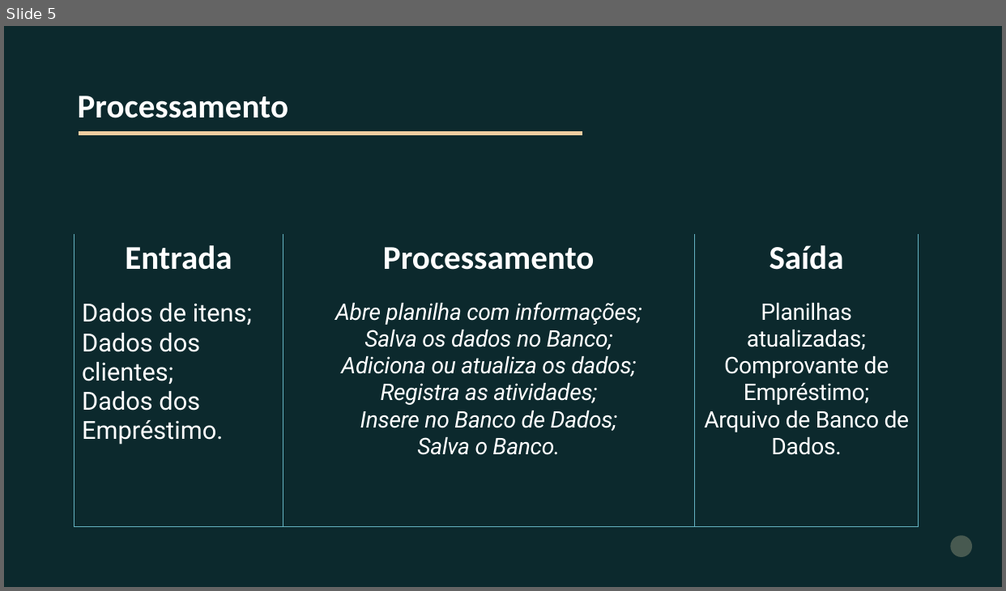
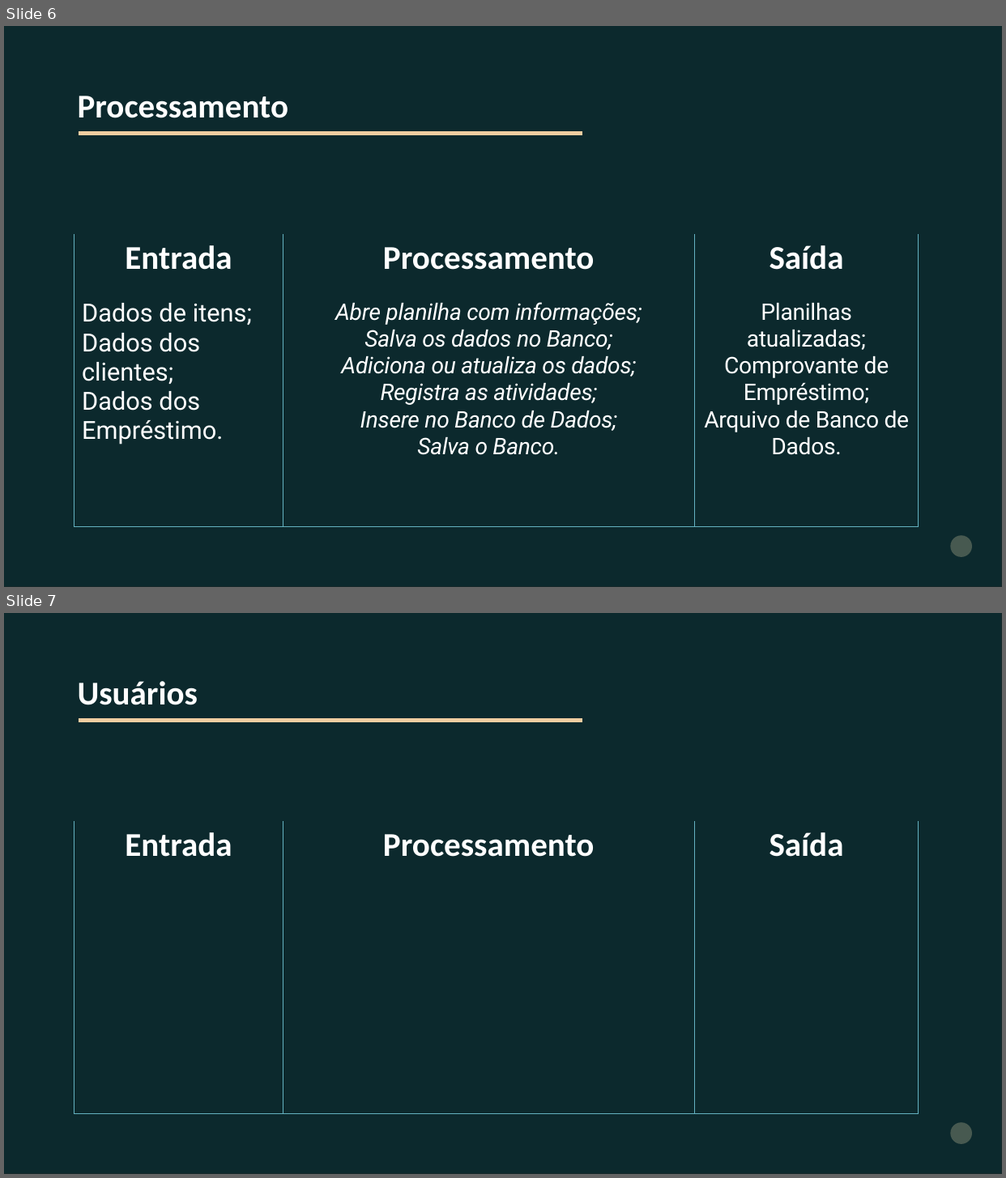
Before and after one commit to jpesilva/InventoryControlSystem, a slide deck: Documentation/Apresentacoes/1a_SI.pptx. Shown one above the other, each under a label of ours: slide 5 before the commit, slides 6 and 7 after it. The pictures are 1006x591 and 1006x1178 pixels, drawn with LibreOffice and Linux fonts; fonts in the diff are those of the drawing; background and template pictures are left out; a plain dark background stands for a picture behind light text. Boxes give left, top, right and bottom in pixels: in the first picture for what was removed or moved away, otherwise in the second. Text is boxed around its words. In the diff, an @@ line names an element or a change of style, - is before the commit and + after.

```diff
--- a/Documentation/Apresentacoes/1a_SI.pptx
+++ b/Documentation/Apresentacoes/1a_SI.pptx
@@ slide 7 added at bbox=[4, 613, 1002, 1174], background picture (left out); not listed: 1 template element that a slide beside it also shows @@
@@ freeform shape added at bbox=[4, 613, 1002, 1174], fill #00292E at 70% opacity @@
@@ text added at bbox=[78, 681, 198, 705], 32 pt, text #FFFFFF, bold @@
+Usuários
@@ freeform shape added at bbox=[79, 720, 582, 724], outline #F0CDA1 4.31 pt @@
@@ table added at bbox=[74, 821, 918, 1114], 2 rows, 3 columns @@
+Entrada | Processamento | Saída
+ |  | 
@@ what was slide 5 is now slide 6 @@
```
Also in this commit, not shown: 3 slides changed, 3 other slides added, 4 other files.
